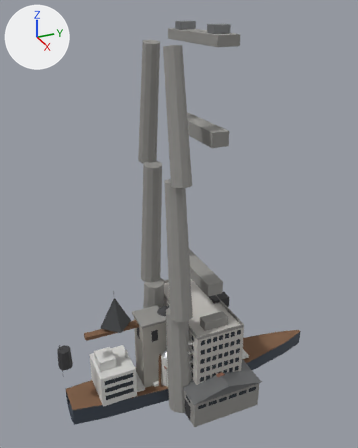
The glTF model public/models/town.glb, before and after one commit.
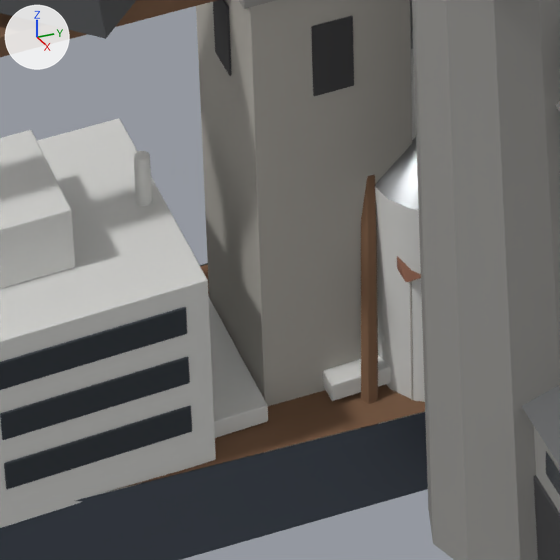
The first picture shows the older version from a 50 mm camera at (108.7, -54.4, 105.4) aimed at (-2.6, -4.4, 49.8). The close-ups show the older and then the newer version on the part from 29% to 53% of the width and 73% to 92% of the height of that picture. Only the edits that show in the close-ups are written down. Every picture has the same lights, and +X, +Y and +Z are marked at upper left.

Names of what the first close-up shows: 'BridgeTower', 'CargoShip', 'Church', 'Crane', 'Silo', 'Warehouse' and 2 more.
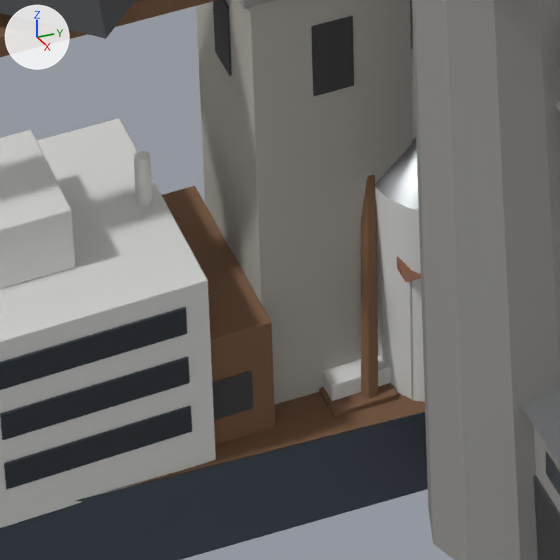
Boxes (x1, y1, x2, y2) around the edits, measured in the close-ups (560 x 560 px):
```json
{"object": "Wreck", "change": "added", "after": [134, 186, 398, 486], "faces in mat_d_rust (brown #7c5b42)": [134, 186, 398, 486], "faces in mat_d_dark (dark grey #3c3c3e)": [212, 371, 253, 420]}
```

The change, as JSON lines over the scene's bpy script:
```json
{"op": "add", "block": "me_wreck", "code": ["me_wreck = bpy.data.meshes.new('Wreck')", "me_wreck.from_pydata(...)  # 342 vertices, 600 faces; spans x -5.6..5.6, y -35.3..27.0, z -3.9..12.6", "# faces by material slot: [432, 168]", "me_wreck.materials.append(mat_d_dark)  # dark grey #3c3c3e", "me_wreck.materials.append(mat_d_rust)  # brown #7c5b42"]}
{"op": "add", "block": "ob_wreck", "code": ["ob_wreck = bpy.data.objects.new('Wreck', me_wreck)", "ob_wreck.location = (0.0, 0.0, 0.0)"]}
```
